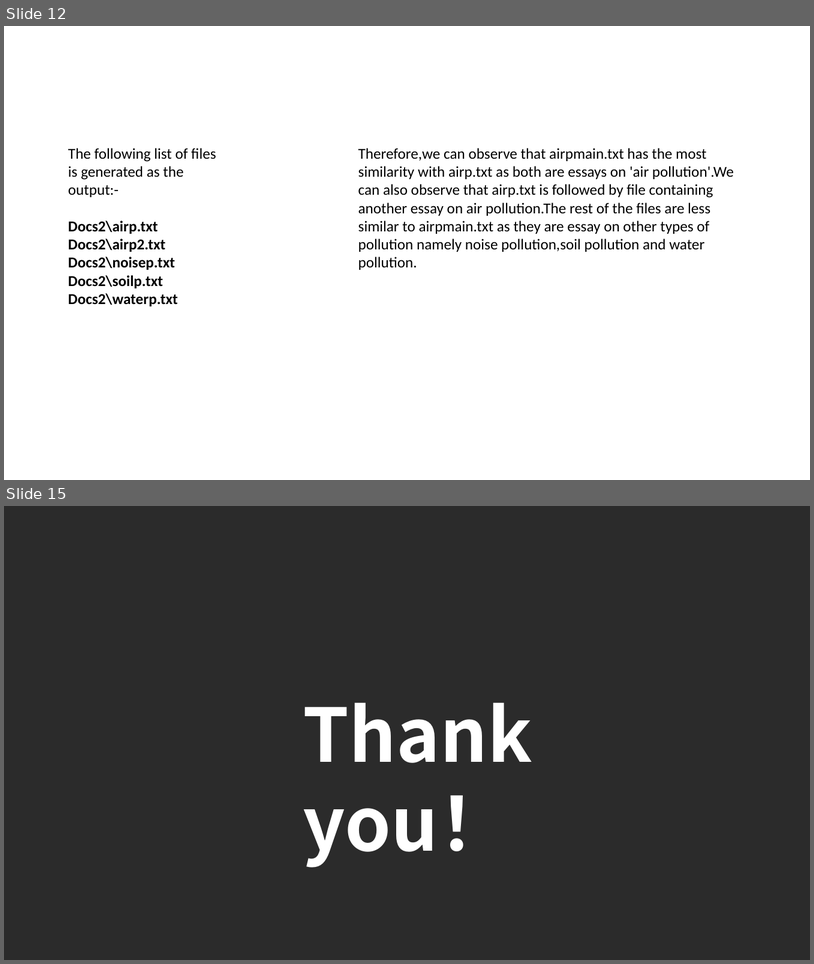
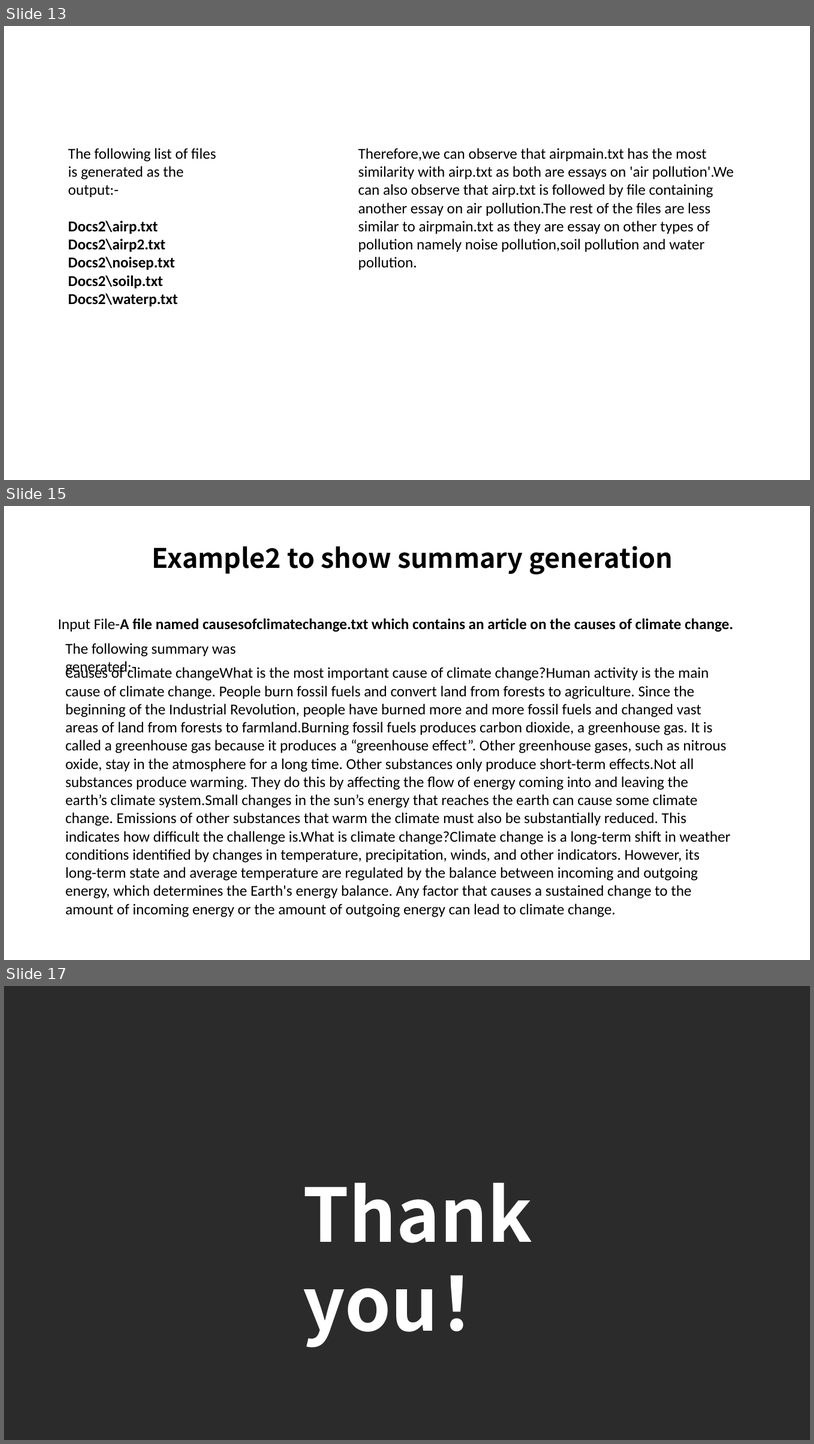
Before and after one commit to RiturajRoy/cte-repository, a slide deck: Final Project.pptx. Shown one above the other, each under a label of ours: slides 12 and 15 before the commit, slides 13, 15 and 17 after it; the slides between them are not shown. The pictures are 814x964 and 814x1444 pixels, drawn with LibreOffice and Linux fonts; fonts in the diff are those of the drawing; background and template pictures are left out; a plain dark background stands for a picture behind light text. Boxes give left, top, right and bottom in pixels: in the first picture for what was removed or moved away, otherwise in the second. Text is boxed around its words. In the diff, an @@ line names an element or a change of style, - is before the commit and + after.

```diff
--- a/Final Project.pptx
+++ b/Final Project.pptx
@@ slide 15 added at bbox=[4, 506, 810, 960], background #FFFFFF @@
@@ text added at bbox=[152, 546, 674, 574], 32 pt, text #000000, bold @@
+Example2 to show summary generation
@@ text added at bbox=[58, 618, 734, 632], 18 pt, text #000000, bold @@
+Input File-A file named causesofclimatechange.txt which contains an article on the causes of climate change.
@@ text added at bbox=[65, 643, 236, 676], 18 pt, text #000000 @@
+The following summary was generated:-
@@ text added at bbox=[65, 666, 731, 917], 18 pt, text #000000 @@
+Causes of climate changeWhat is the most important cause of climate change?Human activity is the main cause of climate change. People burn fossil fuels and convert land from forests to agriculture. Since the beginning of the Industrial Revolution, people have burned more and more fossil fuels and changed vast areas of land from forests to farmland.Burning fossil fuels produces carbon dioxide, a greenhouse gas. It is called a greenhouse gas because it produces a “greenhouse effect”. Other greenhouse gases, such as nitrous oxide, stay in the atmosphere for a long time. Other substances only produce short-term effects.Not all substances produce warming. They do this by affecting the flow of energy coming into and leaving the earth’s climate system.Small changes in the sun’s energy that reaches the earth can cause some climate change. Emissions of other substances that warm the climate must also be substantially reduced. This indicates how difficult the challenge is.What is climate change?Climate change is a long-term shift in weather conditions identified by changes in temperature, precipitation, winds, and other indicators. However, its long-term state and average temperature are regulated by the balance between incoming and outgoing energy, which determines the Earth's energy balance. Any factor that causes a sustained change to the amount of incoming energy or the amount of outgoing energy can lead to climate change.
@@ what was slide 12 is now slide 13 @@
@@ what was slide 15 is now slide 17 @@
```
Also in this commit, not shown: 1 slide changed, 2 other slides added, 1 slide removed.
